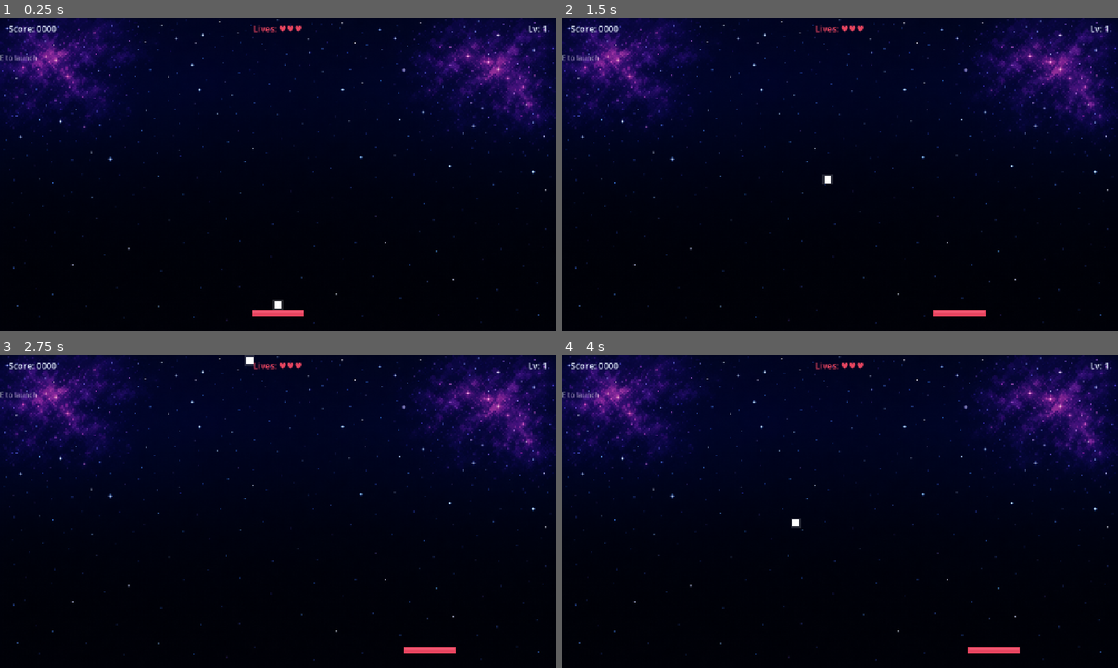
Above: before the commit, frames 1-4 (two rows, left to right).
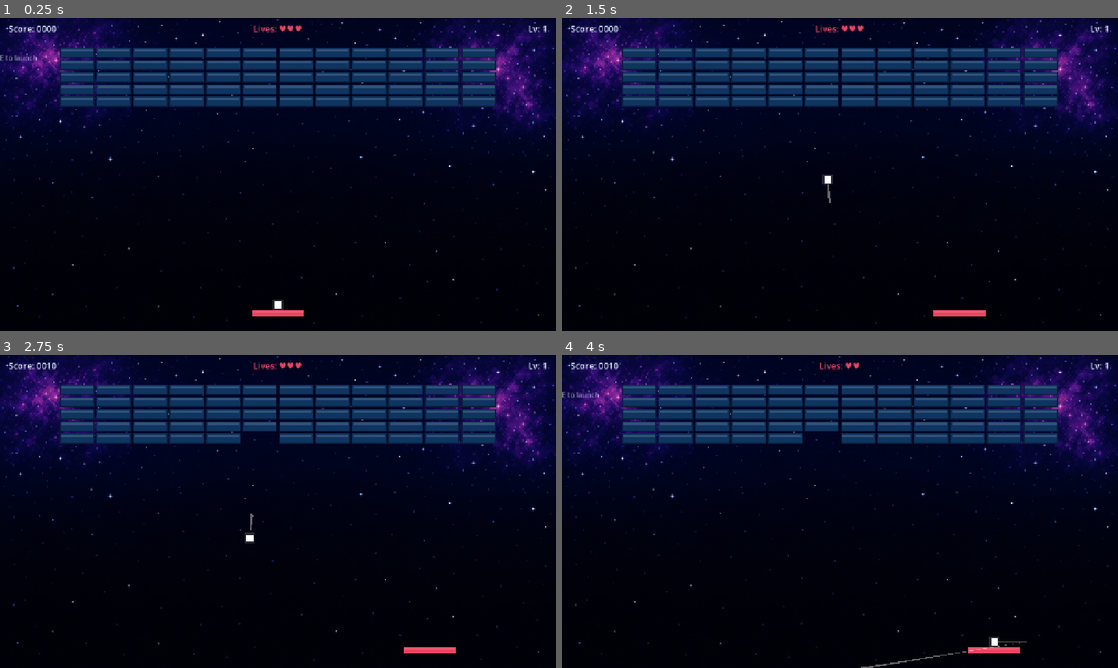
Above: after the commit, the same moments.

Repository: y645259175/GameStudio
Game: Godot game, scene res://scenes/main.tscn
Two runs of this game, one before a commit and one after it. Both use one fixed random seed, a clock stepped at 60 frames per second and the inputs below.
Inputs:
- Up to frame 1 (0.25 s): no input
- Up to frame 2 (1.5 s): tap Space (launch_ball) at 0.5, 1.35 s; hold D (move_right) 0.53-1.28 s; hold Space (launch_ball) 0.53-1.28 s; hold A (move_left) from 1.28 s (still down)
- Up to frame 3 (2.75 s): tap Space (launch_ball) at 2 s; release A (move_left) at 2.03 s; hold D (move_right) from 2.03 s (still down); hold Space (launch_ball) from 2.03 s (still down)
- Up to frame 4 (4 s): release Space (launch_ball) at 2.78 s; tap Space (launch_ball) at 2.85, 3.5 s; release D (move_right) at 3.53 s; hold A (move_left) from 3.53 s (still down); hold Space (launch_ball) from 3.53 s (still down)

The runs differ from the first frame. In frame 1, 12% of the frame differs, in the area x 10-90%, y 9-29%; in frame 2, 12%; in frame 3, 12%; in frame 4, 12%, in the area x 8-90%, y 2-100%.
Error before the commit: Parse Error: Cannot infer the type of "brick_center" variable because the value doesn't have a set type. (res://scripts/main.gd:121)

Commit message:
[fix] breakout: fix Godot 4.6 Variant type inference errors in collision code

Diff:
--- a/projects/breakout/game/scripts/main.gd
+++ b/projects/breakout/game/scripts/main.gd
@@ -117,14 +117,13 @@
 		)
 		if ball_rect.intersects(brick_rect):
 			# 判断碰撞方向：从哪个方向进入的
-			var ball_center := ball.position
-			var brick_center := brick.position
+			var ball_center: Vector2 = ball.position
+			var brick_center: Vector2 = brick.position
 
-			# 计算球心到砖块中心的相对位置
-			var diff := ball_center - brick_center
+			var diff: Vector2 = ball_center - brick_center
 			# 比较水平和垂直穿透深度来决定反弹方向
-			var overlap_x := (40.0 + 8.0) - abs(diff.x)
-			var overlap_y := (12.0 + 8.0) - abs(diff.y)
+			var overlap_x: float = 48.0 - absf(diff.x)
+			var overlap_y: float = 20.0 - absf(diff.y)
 
 			if overlap_x < overlap_y:
 				# 水平碰撞（从左或右撞入）
